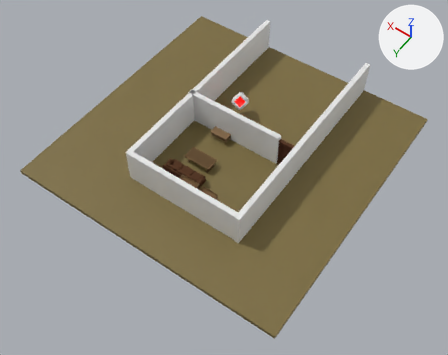
The Blender file assets/world.blend: old version first, new version second.
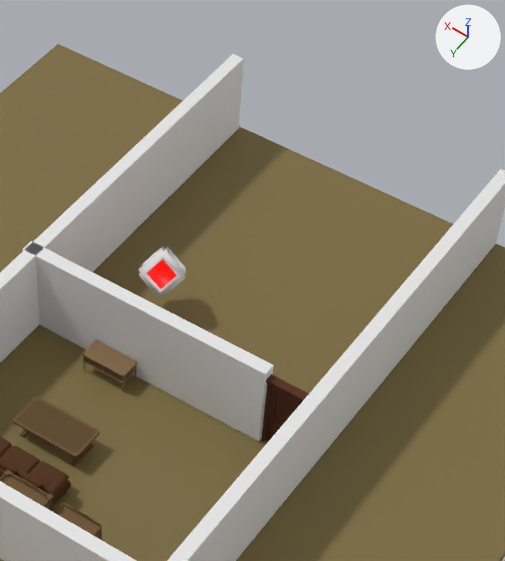
There are two pictures of each version: one whole from a camera (50 mm lens) standing at (-22.3, 32.3, 45.0) and looking at (-2.2, 4.2, 0.8), one close up on the part from 40% to 82% of the width and 0% to 59% of the height. The lights are fixed; the arrows at upper right show +X, +Y and +Z.

The first close-up shows 'BookCase_Single.001', 'Closet.001', 'Cube', 'Desk.001', 'Door.001', 'Plane', 'Sofa2.001', 'Table2.001', 'Wall', 'Wall.001', 'Wall.002', 'Wall.003'.
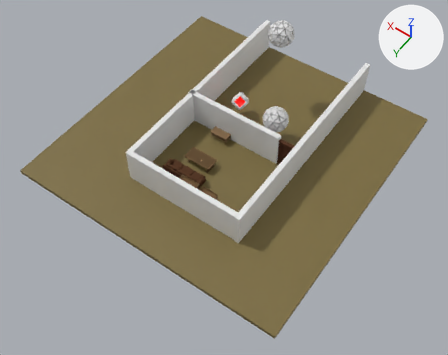
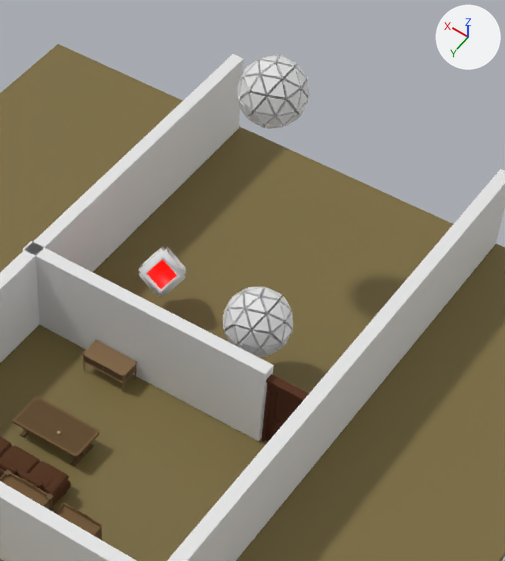
Scene script edits in JSON lines:
```json
{"op": "add", "block": "me_icosphere", "code": ["me_icosphere = bpy.data.meshes.new('Icosphere')", "me_icosphere.from_pydata(...)  # 282 vertices, 320 faces; spans x -1.2..1.2, y -1.24..1.24, z -1.24..1.24"]}
{"op": "add", "block": "col_foo", "code": ["col_foo = bpy.data.collections.new('Foo')", "col_foo.objects.link(ob_icosphere)", "col_foo.objects.link(ob_icosphere_components)"]}
{"op": "add", "block": "ob_foo_001", "code": ["ob_foo_001 = bpy.data.objects.new('Foo.001', None)", "ob_foo_001.location = (-2.99, -2.96, 2.72)", "ob_foo_001.instance_type = 'COLLECTION'", "ob_foo_001.instance_collection = col_foo"]}
{"op": "add", "block": "ob_icosphere_components", "code": ["ob_icosphere_components = bpy.data.objects.new('Icosphere_components', None)", "ob_icosphere_components.location = (0.0, 0.0, 0.0)"]}
{"op": "add", "block": "ob_icosphere", "code": ["ob_icosphere = bpy.data.objects.new('Icosphere', me_icosphere)", "ob_icosphere.location = (0.0, 0.0, 0.0)"]}
{"op": "add", "block": "ob_foo", "code": ["ob_foo = bpy.data.objects.new('Foo', None)", "ob_foo.location = (-0.09, -7.79, 8.12)", "ob_foo.instance_type = 'COLLECTION'", "ob_foo.instance_collection = col_foo"]}
```

Changed parts and their boxes [x1, y1, x2, y2] in the close-ups (505 x 561 px):
```json
{"object": "Foo", "change": "added", "after": [237, 55, 309, 129]}
{"object": "Foo.001", "change": "added", "after": [223, 287, 293, 357]}
```
